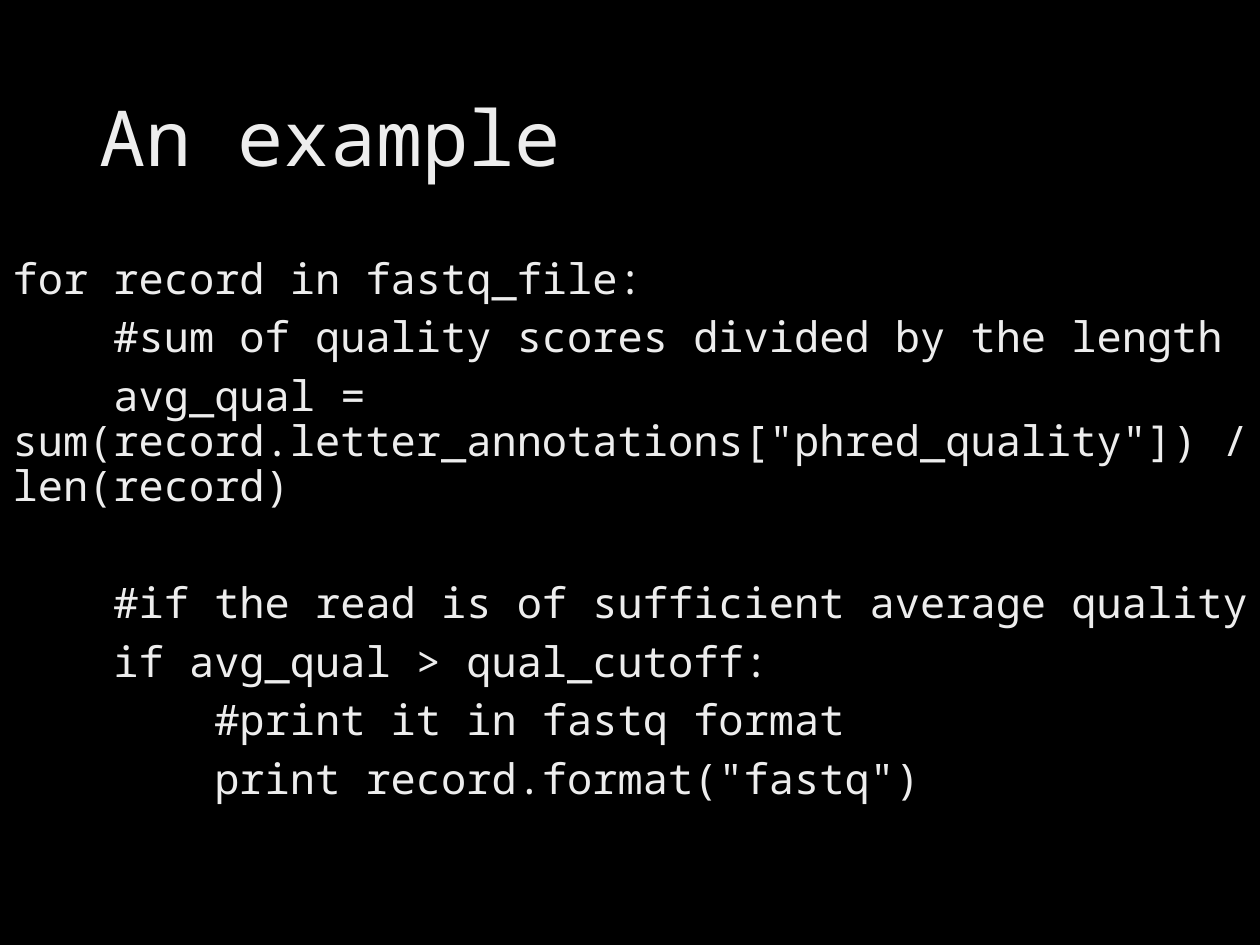
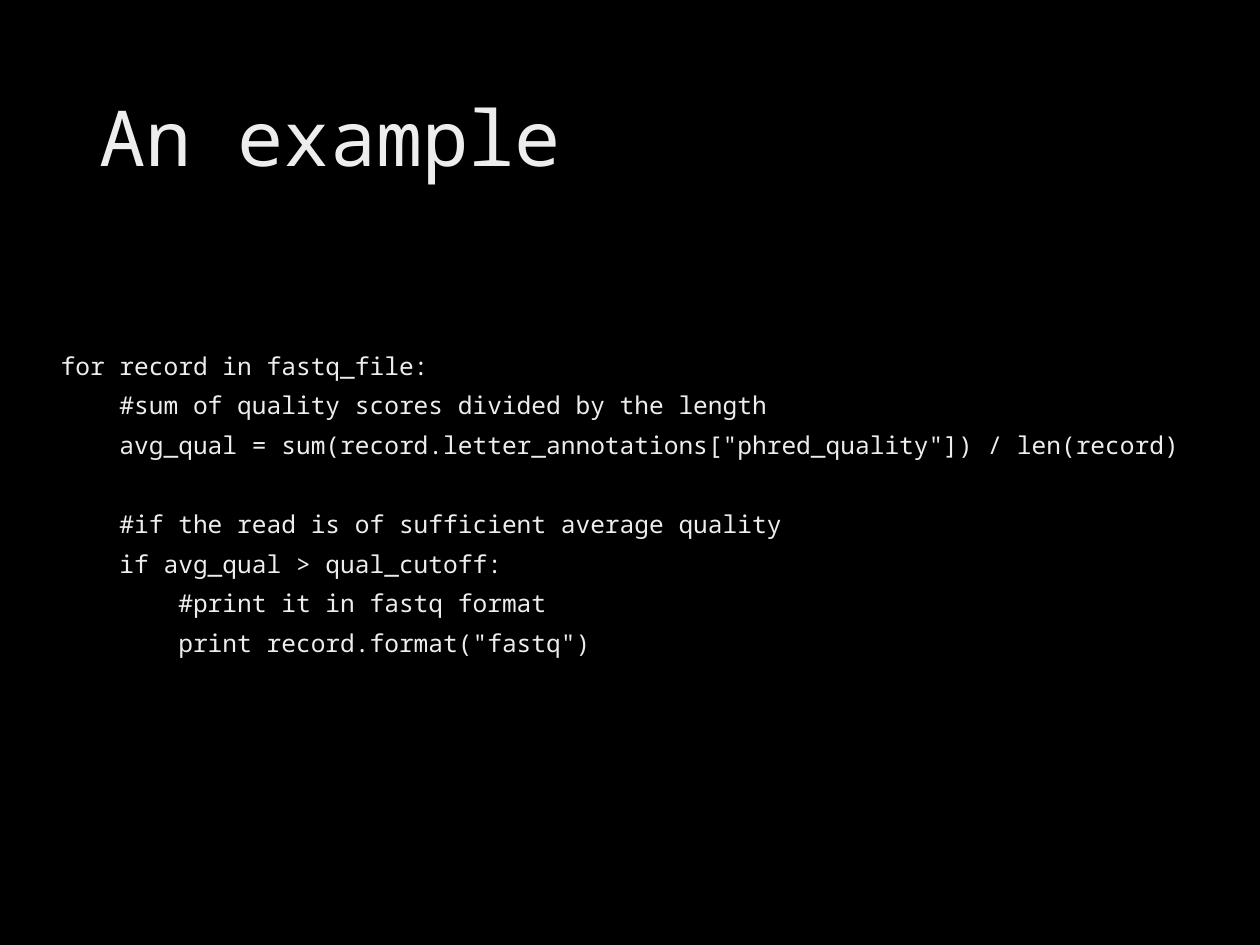
Before and after one commit to brevans/MPS_Workshop, a slide deck: slide 23 of presentations/intro python.pptx. Drawn at 1260x945 pixels with LibreOffice and Linux fonts; fonts in the diff are those of the drawing; background and template pictures are left out. Boxes give left, top, right and bottom in pixels: in the first picture for what was removed or moved away, otherwise in the second. Text is boxed around its words. In the diff, an @@ line names an element or a change of style, - is before the commit and + after.

```diff
--- a/presentations/intro python.pptx
+++ b/presentations/intro python.pptx
@@ text "for record in fastq_file:": place and size @@
-text "for record in fastq_file:" at [13, 262, 1247, 804]
+text "for record in fastq_file:" at [61, 356, 1179, 658]
@@ text "for record in fastq_file:" at [61, 356, 1179, 658]: size 24 to 14 pt @@
```
Also in this commit, not shown: 2 other slides changed, 1 slide added, 1 slide removed, 2 other files.
